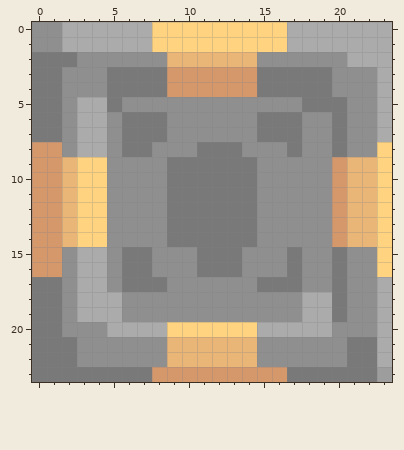
Pixel-art sprite -- core/assets-raw/sprites/blocks/units/ship-factory.png. That is the earlier state.
The file is 24x24 pixels. Colours within 5 levels of each other are drawn and written as one.
And afterwards:
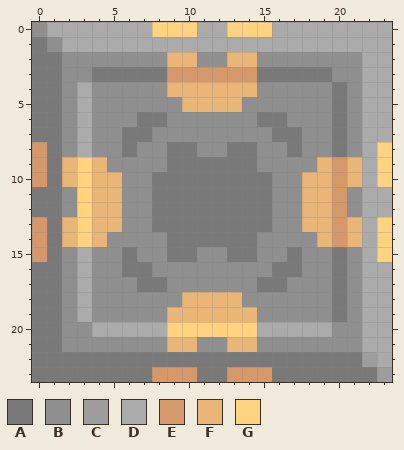
Palette (. is transparent): A #797979  B #8f8f8f  C #9d9d9d  D #ababab  E #d4986b  F #eab678  G #ffd37f
Commit: Fully implemented dart ship factory
From old to new:
y 0: x 1 B -> D; x 11..12 GG -> DD; x 16 G -> D
y 1: x 0 B -> A; x 8..16 GGGGGGGGG -> DDDDDDDDD
y 2: x 2 A -> B; x 11..12 FF -> BB; x 21 D -> B
y 3: x 4 B -> A; x 22 B -> D
y 4: x 3 B -> D; x 5..20 AAAAEEEEEEAAAAAB -> BBBBFFFFFFBBBBBA; x 22 B -> D
y 5: x 4..5 DA -> BB; x 10..13 BBBB -> FFFF; x 18..19 AA -> BB; x 22 B -> D
y 6: x 4 D -> B; x 6 A -> B; x 17 A -> B; x 22 B -> D
y 7: x 4 D -> B; x 8 A -> B; x 15 A -> B; x 22 B -> D
y 8: x 1 E -> A; x 4 D -> B; x 7 A -> B; x 9..12 BBAA -> AABB; x 14 B -> A; x 22 B -> D
y 9: x 1 E -> A; x 4 G -> F; x 19 B -> F; x 22 F -> D
y 10: x 1 E -> A; x 4..5 GB -> FF; x 8 B -> A; x 15 B -> A; x 18..19 BB -> FF; x 22 F -> D
y 11..12: x 0..2 EEF -> AAB; x 4..5 GB -> FF; x 8 B -> A; x 15 B -> A; x 18..19 BB -> FF; x 21..23 FFG -> BDD
y 13: x 1 E -> A; x 4..5 GB -> FF; x 8 B -> A; x 15 B -> A; x 18..19 BB -> FF; x 22 F -> D
y 14: x 1 E -> A; x 4 G -> F; x 19 B -> F; x 22 F -> D
y 15: x 1 E -> A; x 4 D -> B; x 7 A -> B; x 9..12 BBAA -> AABB; x 14 B -> A; x 22 B -> D
y 16: x 0..1 EE -> AA; x 4 D -> B; x 11..13 AAA -> BBB; x 16 B -> A; x 22..23 BG -> DD
y 17: x 4 D -> B; x 6 A -> B; x 17 A -> B; x 22 B -> D
y 18: x 4..5 DD -> BB; x 10..13 BBBB -> FFFF; x 18..19 DD -> BB; x 22 B -> D
y 19: x 4..5 DD -> BB; x 9..14 BBBBBB -> FFFFFF; x 18..19 DD -> BB; x 22 B -> D
y 20: x 4 B -> D; x 22 B -> D
y 21: x 2 A -> B; x 11..12 FF -> BB; x 21..22 AA -> BD
y 22: x 3..20 BBBBBBFFFFFFBBBBBB -> AAAAAAAAAAAAAAAAAA; x 22 A -> C
y 23: x 11..12 EE -> AA; x 16 E -> A
Where, in picture pixels (left, top, right, bottom), the same in both pictures:
changed: (32, 22, 392, 382)
